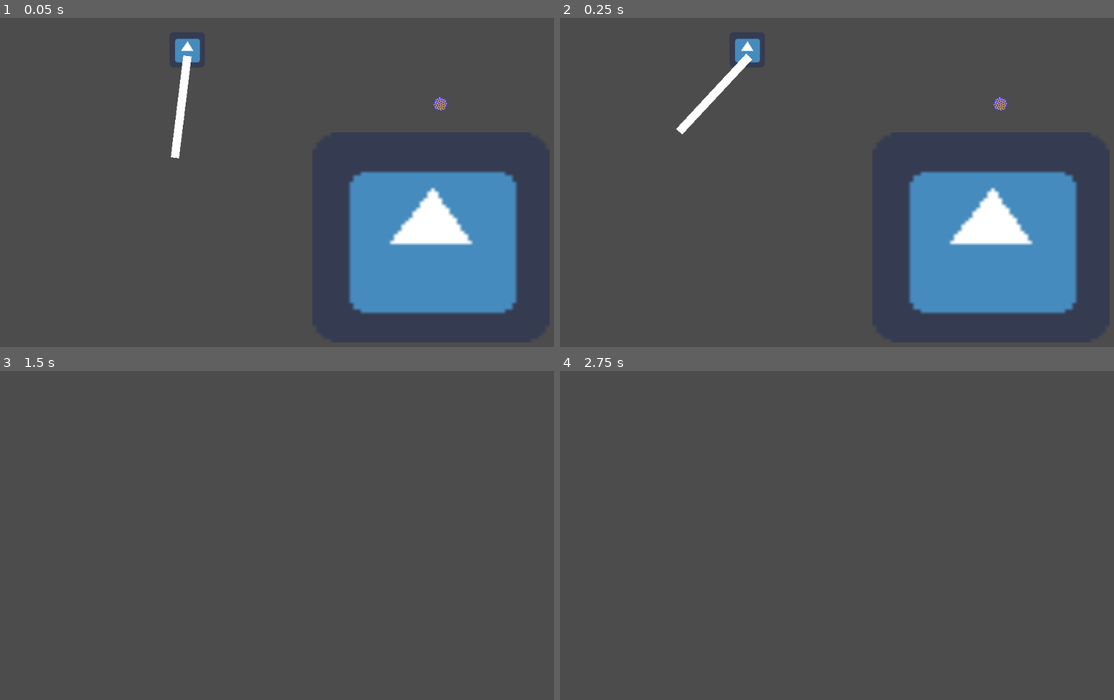
Above: before the commit, frames 1-4 (two rows, left to right).
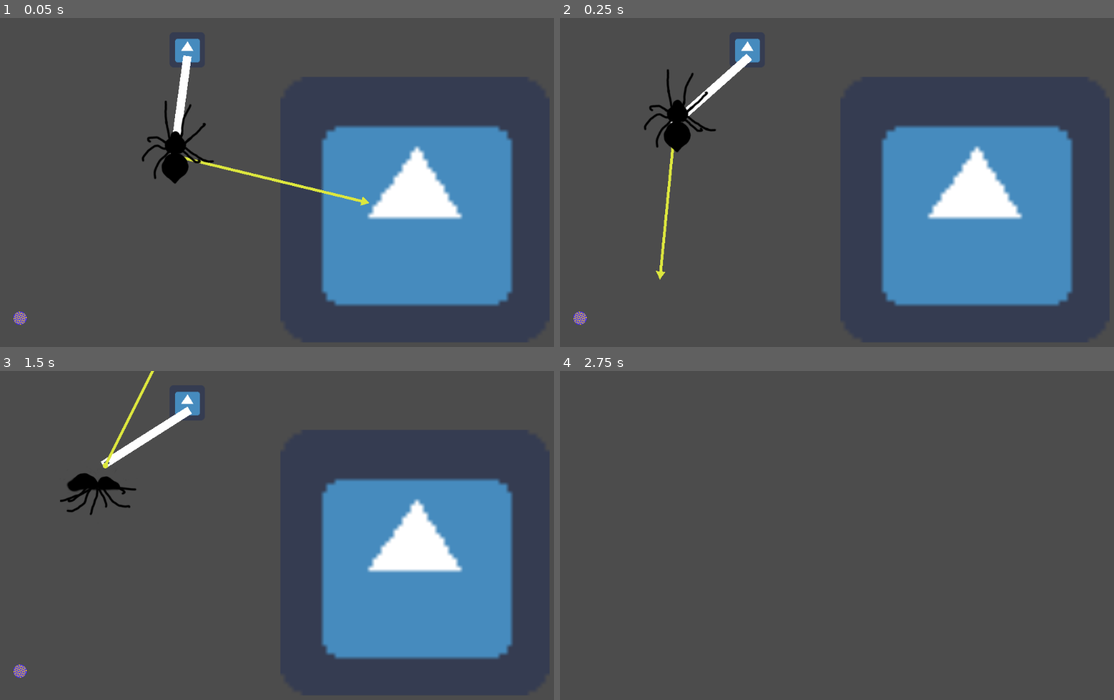
Above: after the commit, the same moments.

Repository: MarmotaGames/aracnotopia
Game: Godot game, scene res://web/newWeb/newWeb.tscn
Two runs of this game, one before a commit and one after it. Both use one fixed random seed, a clock stepped at 60 frames per second and the inputs below. This scene is started directly instead of the project's main scene. The engine's default icon, where the game draws it, is replaced by a stand-in: a white triangle on a blue panel in a dark square.
Inputs (mouse positions are in pixels of both pictures, inside the frame that each line leads up to):
- Up to frame 1 (0.05 s): no input
- Up to frame 2 (0.25 s): no input
- Up to frame 3 (1.5 s): tap Enter (ui_accept) at 0.5, 0.77 s; move the mouse to (398, 519) at 0.52 s; hold Right (ui_right) 0.53-1.28 s; hold Right mouse button (stretchWeb) 0.53-1.28 s; tap Ctrl (attachOrDetach) at 0.6 s; click (398, 519) at 0.67 s; move the mouse to (160, 551) at 1.27 s; hold Down (ui_down) from 1.28 s (still down); right-click (160, 551) at 1.35 s
- Up to frame 4 (2.75 s): tap Enter (ui_accept) at 1.52 s; tap Tab (ui_focus_next) at 1.55 s; move the mouse to (892, 463) at 2.02 s; release Down (ui_down) at 2.03 s; hold Right (ui_right) from 2.03 s (still down); hold Tab (ui_focus_next) from 2.03 s (still down); tap Ctrl (attachOrDetach) at 2.3 s

The runs differ from the first frame. In frame 1, 12% of the frame differs, in the area x 2-94%, y 11-94%; in frame 2, 13%; in frame 3, 20%, in the area x 2-93%, y 0-94%; in frame 4, nothing differs.

Commit message:
Improve the web pendulum mechanic and fix falling spider bugs

Diff:
--- a/GodotProject/ContactArea.gd
+++ b/GodotProject/ContactArea.gd
@@ -1,25 +1,24 @@
 extends Area2D
 
-#var spiderInArea = false
-#var init = true
-var index = 0
 onready var spiderNode = get_node("../../Spider")
 
+var init = true
+var index = 0
+
 func _ready():
-#	if init:
 	spiderNode.spiderInArea = false
 	spiderNode.fall = false
-#	init = false
+
 func _physics_process(delta):
 	if spiderNode.spiderOnWeb:
+		init = false
+
+	if get_overlapping_areas():
 		spiderNode.spiderInArea = true
-
+		if init: #Semi-gambiarra. Precisa inicializar como falso
+			spiderNode.fall = false
+			init = false
 	else:
-		if get_overlapping_areas():
-			spiderNode.spiderInArea = true
-#			if init: #Semi-gambiarra. Precisa inicializar como falso
-#				spiderNode.fall = false
-#				init = false
-		else:
-			spiderNode.spiderInArea = false
+		spiderNode.spiderInArea = false
+		if not spiderNode.spiderOnWeb:
 			spiderNode.fall = true
--- /dev/null
+++ b/GodotProject/debug.gd
@@ -0,0 +1,49 @@
+# adapted with thanks from code by GDQuest
+# http://gdquest.com/
+
+extends Node2D
+
+var colors = {
+    'BLUE': Color(.216, .474, .702),
+    'RED': Color(1.0, .329, .298),
+    'YELLOW': Color(.867, .91, .247),
+	'GREEN': Color(.054, .718, .247)
+}
+
+var WIDTH = 5
+var parent = null
+
+func _ready():
+	parent = get_parent()
+	set_process(true)
+	set_process_input(true)
+#	hide()
+
+func _input(event):
+	if event.is_action_pressed("ui_focus_next"):
+		hide()
+#		show()
+
+func _process(delta):
+	self.rotation = 0
+	update()
+
+func _draw():
+	draw_arrow(parent.get_linear_velocity()*-1, Vector2(), 1.0, 'YELLOW')
+	draw_arrow(parent.get_applied_force()*-1, Vector2(), 0.5, 'RED')
+
+func draw_arrow(vector, pos, scale, color):
+	color = colors[color]
+	if vector.length() == 0:
+		return
+	draw_line(pos * scale, vector * scale, color, WIDTH)
+	var dir = vector.normalized()
+	draw_triangle(vector * scale, dir, 10, color)
+	draw_circle(pos, 5, color)
+
+func draw_triangle(pos, dir, size, color):
+	var a = pos + dir * size
+	var b = pos + dir.rotated(2*PI/3) * size
+	var c = pos + dir.rotated(4*PI/3) * size
+	var points = PoolVector2Array([a, b, c])
+	draw_polygon(points, PoolColorArray([color]))
--- a/GodotProject/player/Player_rigido.gd
+++ b/GodotProject/player/Player_rigido.gd
@@ -21,7 +21,7 @@
 		if fallInit:
 #			set_linear_velocity(Vector2(0,0))
 			fallInit = false
-		gravity_scale = 15
+		gravity_scale = 8
 #		self.rotation = 5
 		self.angle = 0
 	else:
@@ -100,19 +100,19 @@
 	if !Input.is_action_pressed("ui_up") and !Input.is_action_pressed("ui_right") and !Input.is_action_pressed("ui_left") and !Input.is_action_pressed("ui_down") and !fall:
 		$AnimatedSprite.playing = false
 
-	if Input.is_action_just_pressed("attachOrDetach") and not $StickTimer.time_left:
-		if fall:
-			if spiderInArea:
+	if spiderInArea and not $StickTimer.time_left and Input.is_action_just_pressed("attachOrDetach"):
+			if fall:
+				set_linear_velocity(Vector2(0,0))
 				fall = false
 				direction.x = 0
 				direction.y = -1
 				angle = 0
 				$AnimatedSprite.playing = false
 				$StickTimer.start()
-		else:
-			fall = true
-#			spiderOnWeb = false
-			$StickTimer.start()
+
+			else:
+				fall = true
+				$StickTimer.start()
 
 
 func getRotation():
--- a/GodotProject/web/newWeb/Web.gd
+++ b/GodotProject/web/newWeb/Web.gd
@@ -1,51 +1,65 @@
 extends RigidBody2D
 
 onready var spiderNode = get_node("../Spider")
-var initialMotionBoolean = false
-var stretchAlways = false
-var motionVelocity = Vector2(400,0)
-#var stretchSpeed = 3
+onready var spiderDummyNode = get_node("../SpiderDummy")
+
+#var whichSpider = "dummy"
+var whichSpider = "spider"
+var hasStretched = false
 
 func _ready():
-	initialMotion(initialMotionBoolean)
 	spiderNode.spiderOnWeb = true
 
-	#testing
-#	$PinJoint2D.set_node_b("")
 
-func _process(delta):
-#	print("Web: ", self.linear_velocity)
-#	print("Spider: ", spiderNode.linear_velocity)
-#	print("rot: ", self.rotation_degrees)
-#	self.rotation_degrees = 45
+func _physics_process(delta):
+	if spiderNode.spiderOnWeb:
+		if Input.is_action_pressed("ui_down"):
+			stretch("down")
+		elif Input.is_action_pressed("ui_up"):
+			stretch("up")
 
-	if spiderNode.spiderOnWeb:
-		if not stretchAlways:
-			if Input.is_action_pressed("stretchWeb"):
-				stretchDownwards()
-		else:
-			stretchDownwards()
+		if hasStretched:
+			var jointPosition = $PinJoint2D.get_global_position()
 
-		var jointPosition = $PinJoint2D.get_global_position()
-		spiderNode.set_global_position(jointPosition)
+			if whichSpider == "spider":
+				spiderNode.set_global_position(jointPosition)
+			elif whichSpider == "dummy":
+				spiderDummyNode.set_global_position(jointPosition)
 
 	if Input.is_action_just_pressed("attachOrDetach") and spiderNode.spiderOnWeb:
+		$PinJoint2D.set_node_b("")
 		spiderNode.spiderOnWeb = false
-		$PinJoint2D.set_node_b("")
 		spiderNode.fall = true
 
-func stretchDownwards():
+
+#func _integrate_forces(state):
+#	if Input.is_action_pressed("ui_right"):
+#
+#	elif Input.is_action_pressed("ui_left"):
+
+func stretch(direction):
+	hasStretched = true
+
 	var rot = self.rotation_degrees
 	var yPercentage = 1
 	var xPercentage = 1
+	var inferiorLimit = 0.22
+	var superiorLimit = 1.5
+
+	print("rot: ", rot)
 
 	var scale = $Sprite.get_scale()
-	scale.y += 0.001*3
+	print("scale: ", scale)
+
+	if direction == "down" and scale.y < superiorLimit:
+		scale.y += 0.001*3
+	elif direction == "up" and scale.y > inferiorLimit:
+		scale.y -= 0.001*3
+
 	$Sprite.set_scale(scale)
 	$CollisionShape2D.set_scale(scale)
+	var spritePosition = $Sprite.get_global_position()
 
-	var spritePosition = $Sprite.get_global_position()
-	var yMagicNumber = (0.116-((abs(rot)/10)*0.0130 - 0.022))*3
 	if abs(rot) > 60:
 		yPercentage = 0.94
 		xPercentage = 0.93
@@ -56,26 +70,24 @@
 		yPercentage = 0.85
 		xPercentage = 1
 
-	print("rot: ", rot)
-	spritePosition.y += yMagicNumber*yPercentage
+	var yMagicNumber = (0.116-((abs(rot)/10)*0.0130 - 0.022))*3
+	var xMagicNumber = (0.0055-(((abs(rot)/10)*0.0115 - 0.040)/100)*1.3)*rot
 
-	var xMagicNumber = (0.0055-(((abs(rot)/10)*0.0115 - 0.040)/100)*1.3)*rot
-	print("xRotValue: ", xMagicNumber)
-	spritePosition.x -= xMagicNumber*xPercentage
+	if direction == "down" and scale.y < superiorLimit:
+		spritePosition.y += yMagicNumber*yPercentage
+		spritePosition.x -= xMagicNumber*xPercentage
+	if direction == "up" and scale.y > inferiorLimit:
+		spritePosition.y -= yMagicNumber*yPercentage
+		spritePosition.x += xMagicNumber*xPercentage
 
 	$Sprite.set_global_position(spritePosition)
 	$CollisionShape2D.set_global_position(spritePosition)
 
+	var jointPosition = $PinJoint2D.get_global_position()
 
-	var jointPosition = $PinJoint2D.get_global_position()
-	jointPosition.y += 0.20*3
-
-	jointPosition.x += 0.012*abs(rot)*xPercentage
-
-	$PinJoint2D.set_global_position(jointPosition)
-	spiderNode.set_global_position(jointPosition)
-
-
-func initialMotion(turnedOn):
-	if turnedOn:
-		self.set_linear_velocity(motionVelocity)
+	var pointPosition = $Sprite/Position2D.get_global_position()
+	$PinJoint2D.set_global_position(pointPosition)
+	if whichSpider == "spider":
+		spiderNode.set_global_position(pointPosition)
+	elif whichSpider == "dummy":
+		spiderDummyNode.set_global_position(pointPosition)
--- a/GodotProject/web/newWeb/newWeb.tscn
+++ b/GodotProject/web/newWeb/newWeb.tscn
@@ -1,13 +1,14 @@
-[gd_scene load_steps=9 format=2]
+[gd_scene load_steps=10 format=2]
 
 [ext_resource path="res://web/ball/Ball.tscn" type="PackedScene" id=1]
 [ext_resource path="res://icon.png" type="Texture" id=2]
 [ext_resource path="res://ContactArea.gd" type="Script" id=3]
 [ext_resource path="res://web/newWeb/Web.tscn" type="PackedScene" id=4]
-[ext_resource path="res://web/newWeb/SpiderDummy.tscn" type="PackedScene" id=5]
-[ext_resource path="res://player/Player_rigido.tscn" type="PackedScene" id=6]
+[ext_resource path="res://debug.gd" type="Script" id=5]
+[ext_resource path="res://web/newWeb/SpiderDummy.tscn" type="PackedScene" id=6]
+[ext_resource path="res://player/Player_rigido.tscn" type="PackedScene" id=7]
 
-[sub_resource type="RectangleShape2D" id=3]
+[sub_resource type="RectangleShape2D" id=1]
 
 custom_solver_bias = 0.0
 extents = Vector2( 212, 187 )
@@ -21,18 +22,18 @@
 
 [node name="Ball" parent="." index="0" instance=ExtResource( 1 )]
 
-position = Vector2( 813.978, 156.441 )
+position = Vector2( 51.5235, 545.071 )
 collision_layer = 1
 collision_mask = 1
 
-[node name="Sprite" type="Sprite" parent="." index="1"]
+[node name="Plataforma" type="Sprite" parent="." index="1"]
 
-position = Vector2( 797.196, 398.64 )
-scale = Vector2( 6.71281, 5.94738 )
+position = Vector2( 767.909, 347.961 )
+scale = Vector2( 7.62804, 7.53109 )
 texture = ExtResource( 2 )
 _sections_unfolded = [ "Transform" ]
 
-[node name="ContactArea" type="Area2D" parent="Sprite" index="0"]
+[node name="ContactArea" type="Area2D" parent="Plataforma" index="0"]
 
 position = Vector2( 0.543182, -0.901497 )
 scale = Vector2( 0.148969, 0.168141 )
@@ -45,10 +46,10 @@
 audio_bus_name = "Master"
 script = ExtResource( 3 )
 
-[node name="CollisionShape2D" type="CollisionShape2D" parent="Sprite/ContactArea" index="0"]
+[node name="CollisionShape2D" type="CollisionShape2D" parent="Plataforma/ContactArea" index="0"]
 
 position = Vector2( -2.11267, 7.36642 )
-shape = SubResource( 3 )
+shape = SubResource( 1 )
 
 [node name="Stone" type="StaticBody2D" parent="." index="2"]
 
@@ -87,14 +88,27 @@
 position = Vector2( 354.636, 161.935 )
 collision_layer = 0
 collision_mask = 0
-mass = 800.0
-gravity_scale = 10.0
-linear_velocity = Vector2( -450, 0 )
-_sections_unfolded = [ "Applied Forces", "Collision", "Linear", "Transform" ]
+mass = 250.0
+gravity_scale = 5.0
+linear_damp = 0.1
+angular_velocity = 15.0
+angular_damp = 0.1
+_sections_unfolded = [ "Angular", "Applied Forces", "Collision", "Linear", "Transform" ]
 
 [node name="Sprite" parent="Web" index="0"]
 
 scale = Vector2( 1, 0.8 )
+
+[node name="Position2D" type="Position2D" parent="Web/Sprite" index="0"]
+
+position = Vector2( 0, 105.954 )
+scale = Vector2( 1, 1.25 )
+
+[node name="Sprite" type="Sprite" parent="Web/Sprite/Position2D" index="0"]
+
+scale = Vector2( 0.114981, 0.125492 )
+texture = ExtResource( 2 )
+_sections_unfolded = [ "Transform" ]
 
 [node name="CollisionShape2D" parent="Web" index="1"]
 
@@ -109,19 +123,25 @@
 disable_collision = true
 softness = 0.0
 
-[node name="SpiderDummy" parent="." index="4" instance=ExtResource( 5 )]
+[node name="Node2D" type="Node2D" parent="Web" index="3"]
 
-position = Vector2( -92.8142, 257.118 )
-gravity_scale = 10.0
-_sections_unfolded = [ "Collision", "Transform" ]
+position = Vector2( 2.85352, 89.8182 )
+script = ExtResource( 5 )
 
-[node name="Spider" parent="." index="5" instance=ExtResource( 6 )]
+[node name="SpiderDummy" parent="." index="4" instance=ExtResource( 6 )]
 
-visible = false
-position = Vector2( 354.884, 263.127 )
+position = Vector2( -127.113, 209.42 )
+mode = 2
+gravity_scale = 6.0
+_sections_unfolded = [ "Angular", "Applied Forces", "Collision", "Linear", "Transform" ]
+
+[node name="Spider" parent="." index="5" instance=ExtResource( 7 )]
+
+position = Vector2( 356.143, 247.22 )
 rotation = 3.14159
 mode = 2
-_sections_unfolded = [ "Applied Forces", "Collision", "Linear", "Transform" ]
+gravity_scale = 5.0
+_sections_unfolded = [ "Angular", "Applied Forces", "Collision", "Linear", "Transform" ]
 
 
 [editable path="Web"]
Not shown, changed: devlog.txt
